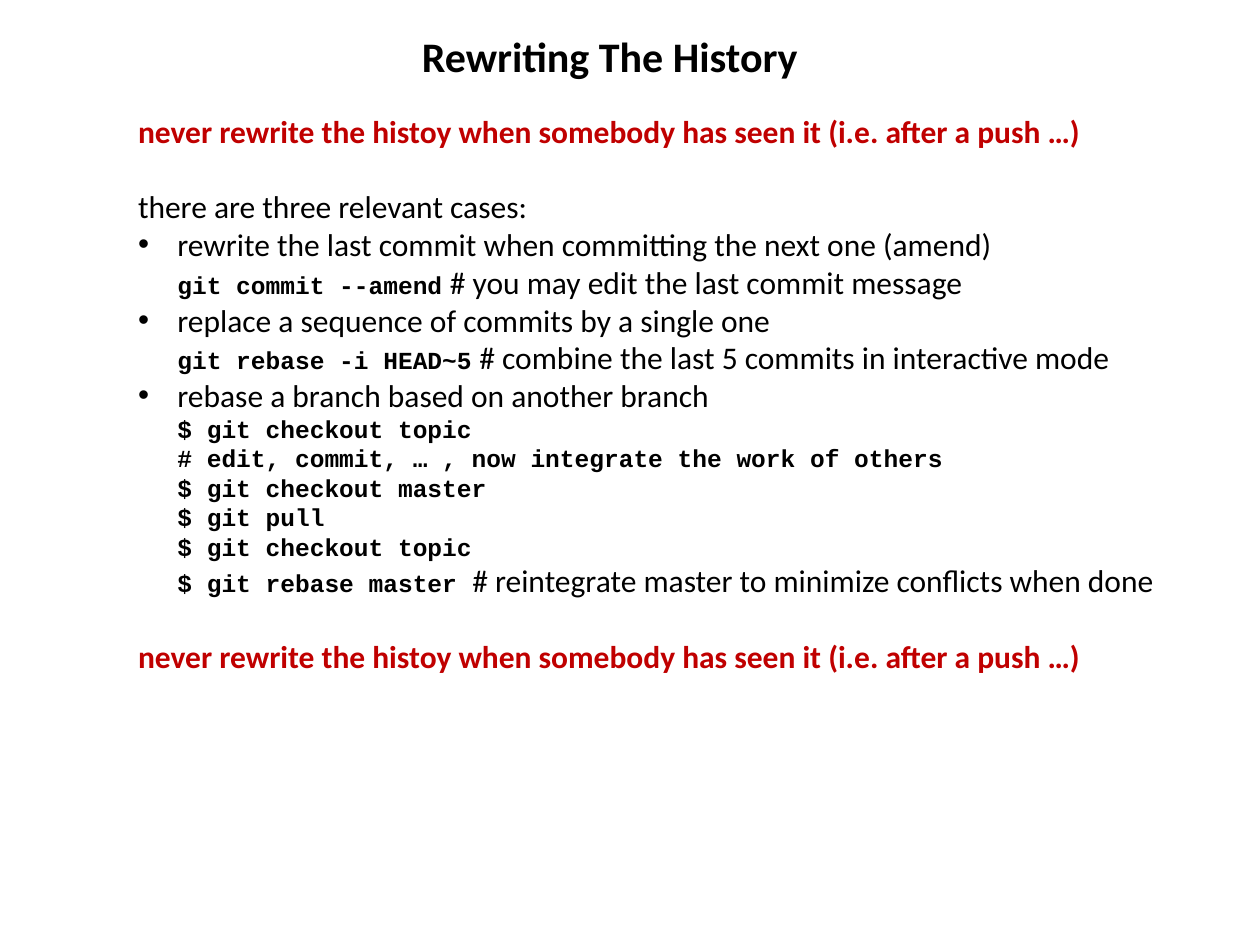
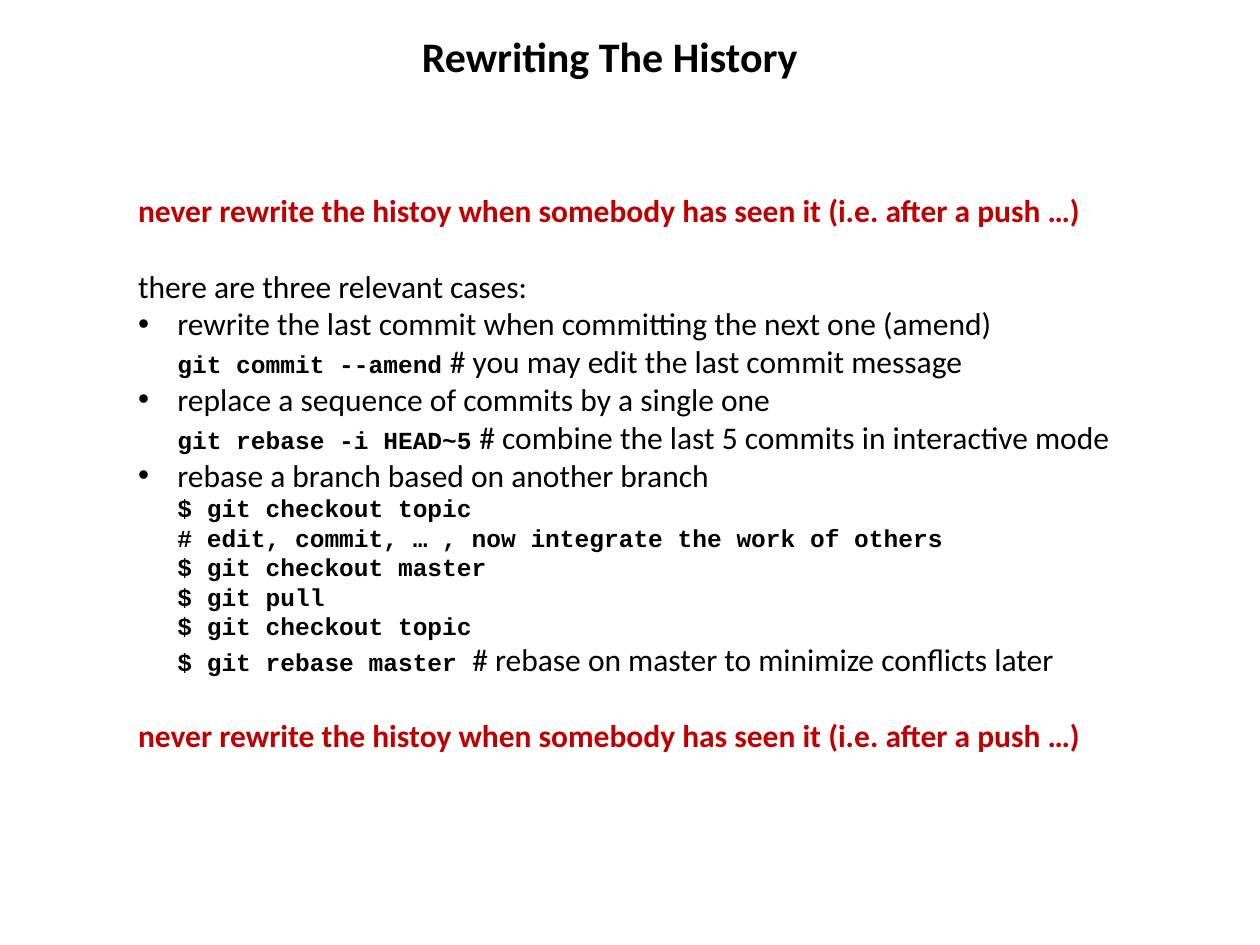
Before and after one commit to hanbei/git_tutorial, a slide deck: slide 32 of architektur.pptx (slide 30 before the commit). Drawn at 1260x945 pixels with LibreOffice and Linux fonts; fonts in the diff are those of the drawing. Boxes give left, top, right and bottom in pixels: in the first picture for what was removed or moved away, otherwise in the second. Text is boxed around its words. In the diff, an @@ line names an element or a change of style, - is before the commit and + after.

```diff
--- a/architektur.pptx
+++ b/architektur.pptx
@@ text "never rewrite the histoy when ...": place and size @@
-text "never rewrite the histoy when ..." at [138,120,1153,673]
+text "never rewrite the histoy when ..." at [138,199,1109,752]
@@ text at [177,465,1053,677]: text changed @@
-• rebase a branch based on another branch
-  $ git checkout topic
-  # edit, commit, … , now integrate the work of others
-  $ git checkout master
-  $ git pull
-  $ git checkout topic
-  $ git rebase master # reintegrate master to minimize conflicts when done
+• rebase a branch based on another branch
+  $ git checkout topic
+  # edit, commit, … , now integrate the work of others
+  $ git checkout master
+  $ git pull
+  $ git checkout topic
+  $ git rebase master # rebase on master to minimize conflicts later
```
Also in this commit, not shown: 19 other slides changed, 6 slides added, 3 slides removed, 1 other file.
